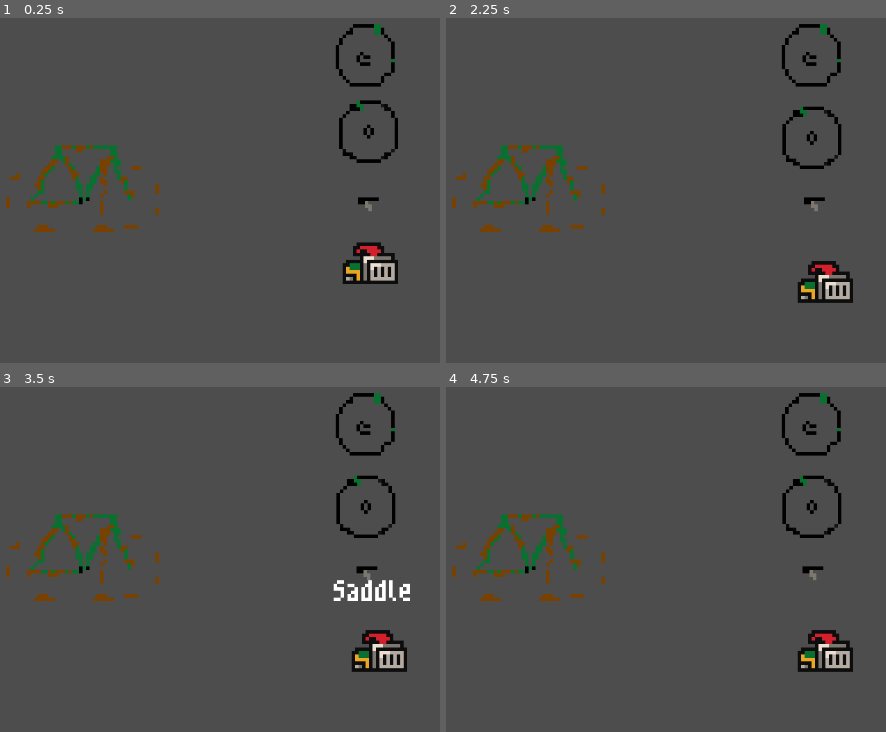
Above: before the commit, frames 1-4 (two rows, left to right).
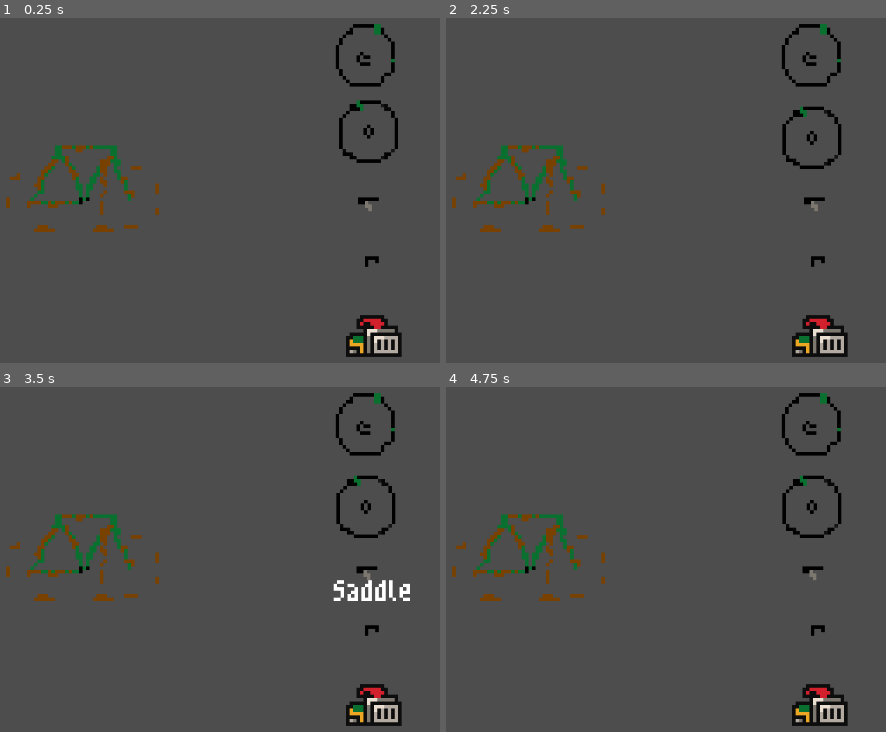
Above: after the commit, the same moments.

Repository: javierrcalvete/bikeShop
Game: Godot game, scene res://scenes/game.tscn
Same seed, same stepped clock (60 frames per second), same inputs: the game is played once before the commit and once after it.
Inputs (mouse positions are in pixels of both pictures, inside the frame that each line leads up to):
- Up to frame 1 (0.25 s): no input
- Up to frame 2 (2.25 s): tap Enter at 0.5, 2 s; move the mouse to (529, 190) at 0.52 s; click (529, 190) at 0.6 s; tap Space at 1.25 s; move the mouse to (811, 131) at 1.27 s; click (811, 131) at 1.35 s; move the mouse to (815, 262) at 2.02 s; click (815, 262) at 2.1 s
- Up to frame 3 (3.5 s): tap Space at 2.75 s; move the mouse to (369, 573) at 2.77 s; click (369, 573) at 2.85 s
- Up to frame 4 (4.75 s): tap Enter at 3.5 s; move the mouse to (811, 424) at 3.52 s; click (811, 424) at 3.6 s; tap Space at 4.25 s; move the mouse to (outside the picture) at 4.27 s; click (outside the picture) at 4.35 s

The runs differ from the first frame. In frame 1, 2.5% of the frame differs, in the area x 77-92%, y 64-99%; in frame 2, 2.5%, in the area x 78-93%, y 68-99%; in frame 3, 2.5%; in frame 4, 2.5%.

Commit message:
added handelBar script/drag/score

Diff:
--- a/scenes/bike.tscn
+++ b/scenes/bike.tscn
@@ -26,6 +26,9 @@
 [sub_resource type="CircleShape2D" id="CircleShape2D_dxcfi"]
 radius = 0.0
 
+[sub_resource type="RectangleShape2D" id="RectangleShape2D_f4w36"]
+size = Vector2(1, 1)
+
 [node name="Bike" type="Node2D"]
 
 [node name="AnimatedSprite2D" type="AnimatedSprite2D" parent="."]
@@ -50,3 +53,9 @@
 
 [node name="BackWheelCollision" type="CollisionShape2D" parent="BackWheelArea2D2"]
 shape = SubResource("CircleShape2D_dxcfi")
+
+[node name="HandleBarArea2D" type="Area2D" parent="."]
+position = Vector2(10, -15)
+
+[node name="HandleBarCollision" type="CollisionShape2D" parent="HandleBarArea2D"]
+shape = SubResource("RectangleShape2D_f4w36")
--- a/scenes/game.tscn
+++ b/scenes/game.tscn
@@ -8,6 +8,7 @@
 [ext_resource type="PackedScene" uid="uid://dx3d5y3ybqlyc" path="res://scenes/saddle.tscn" id="5_j26jv"]
 [ext_resource type="PackedScene" uid="uid://thgdbl2vee32" path="res://scenes/wheel_front.tscn" id="6_nioxd"]
 [ext_resource type="PackedScene" uid="uid://bfx0sv6gnd8gi" path="res://scenes/wheel_back.tscn" id="7_law5b"]
+[ext_resource type="PackedScene" uid="uid://1yf4shhohi5e" path="res://scenes/handlebar.tscn" id="8_adx2t"]
 
 [node name="Game" type="Node2D"]
 
@@ -37,10 +38,13 @@
 position = Vector2(81, -19)
 
 [node name="Limpiador" parent="BikeParts" instance=ExtResource("2_76j67")]
-position = Vector2(78, 15)
+position = Vector2(79, 36)
 
 [node name="Saddle" parent="BikeParts" instance=ExtResource("5_j26jv")]
 position = Vector2(81, 4)
+
+[node name="Handlebar" parent="BikeParts" instance=ExtResource("8_adx2t")]
+position = Vector2(82, 17)
 
 [node name="WheelBack" parent="BikeParts" instance=ExtResource("7_law5b")]
 position = Vector2(79, -39)
--- /dev/null
+++ b/scenes/handlebar.tscn
@@ -0,0 +1,46 @@
+[gd_scene load_steps=7 format=3 uid="uid://1yf4shhohi5e"]
+
+[ext_resource type="Script" path="res://scripts/handlebar.gd" id="1_tmhvu"]
+[ext_resource type="Texture2D" uid="uid://jy4b0bgtjq40" path="res://sprites/bike.png" id="1_xwes4"]
+[ext_resource type="FontFile" uid="uid://c70hnm5dg2vpn" path="res://assets/m3x6.ttf" id="2_8qm17"]
+
+[sub_resource type="AtlasTexture" id="AtlasTexture_c258b"]
+atlas = ExtResource("1_xwes4")
+region = Rect2(126, 14, 21, 14)
+
+[sub_resource type="SpriteFrames" id="SpriteFrames_6mgii"]
+animations = [{
+"frames": [{
+"duration": 1.0,
+"texture": SubResource("AtlasTexture_c258b")
+}],
+"loop": true,
+"name": &"default",
+"speed": 5.0
+}]
+
+[sub_resource type="RectangleShape2D" id="RectangleShape2D_b23c2"]
+size = Vector2(2, 2)
+
+[node name="Handlebar" type="Area2D"]
+script = ExtResource("1_tmhvu")
+
+[node name="AnimatedSprite2D" type="AnimatedSprite2D" parent="."]
+sprite_frames = SubResource("SpriteFrames_6mgii")
+
+[node name="CollisionShape2D" type="CollisionShape2D" parent="."]
+position = Vector2(0, 3)
+shape = SubResource("RectangleShape2D_b23c2")
+
+[node name="Label" type="Label" parent="."]
+offset_left = -17.0
+offset_top = 2.0
+offset_right = 18.0
+offset_bottom = 15.0
+theme_override_fonts/font = ExtResource("2_8qm17")
+text = "HandleBar"
+
+[connection signal="area_entered" from="." to="." method="_on_area_entered"]
+[connection signal="input_event" from="." to="." method="_on_input_event"]
+[connection signal="mouse_entered" from="." to="." method="_on_mouse_entered"]
+[connection signal="mouse_exited" from="." to="." method="_on_mouse_exited"]
--- /dev/null
+++ b/scripts/handlebar.gd
@@ -0,0 +1,58 @@
+extends Area2D
+@onready var game_manager = %GameManager
+var wheel_in_position = false
+func _ready():
+	$Label.hide()
+
+
+var selected = false
+
+# variable para saber si se selecciono el collision shape, escucha solos los del collision
+func _on_input_event(viewport, event, shape_idx):
+	if Input.is_action_just_pressed("click") and game_manager.is_mouse_busy == false:
+		selected = true
+		game_manager.is_mouse_busy = true
+
+
+
+# lerp agarra 2 valores y lo interpola con la velocidad del 3 valor
+func _physics_process(delta):
+	if selected:
+		global_position = lerp(global_position, get_global_mouse_position(), 25 * delta)
+		$Label.show()
+
+# generic input events on scripts, captura todos los input events
+func _input(event):
+	if event is InputEventMouseButton:
+		if event.button_index == MOUSE_BUTTON_LEFT and not event.pressed:
+			selected = false
+			game_manager.is_mouse_busy = false
+
+
+
+func _on_mouse_entered():
+	$Label.show()
+
+func _on_mouse_exited():
+	$Label.hide()
+
+
+func release_left_mouse_button():
+	var a = InputEventMouseButton.new()
+	a.set_button_index(1)
+	a.set_pressed(false)
+	Input.parse_input_event(a)
+
+
+# makes saddle stay in place on the bike
+func _on_area_entered(area):
+	print(area.name)
+
+	if area.name == "HandleBarArea2D":
+		self.global_position = Vector2(10,-15) #area of saddleBikeCollision on bike
+		print(self.global_position)
+		wheel_in_position = true
+		release_left_mouse_button()
+		game_manager.add_score()
+
+		#self.position=bike_saddle_area
Not shown: 1 places in scenes/bike.tscn that only renumber resources
Not shown: 1 places in scenes/game.tscn that only renumber resources
